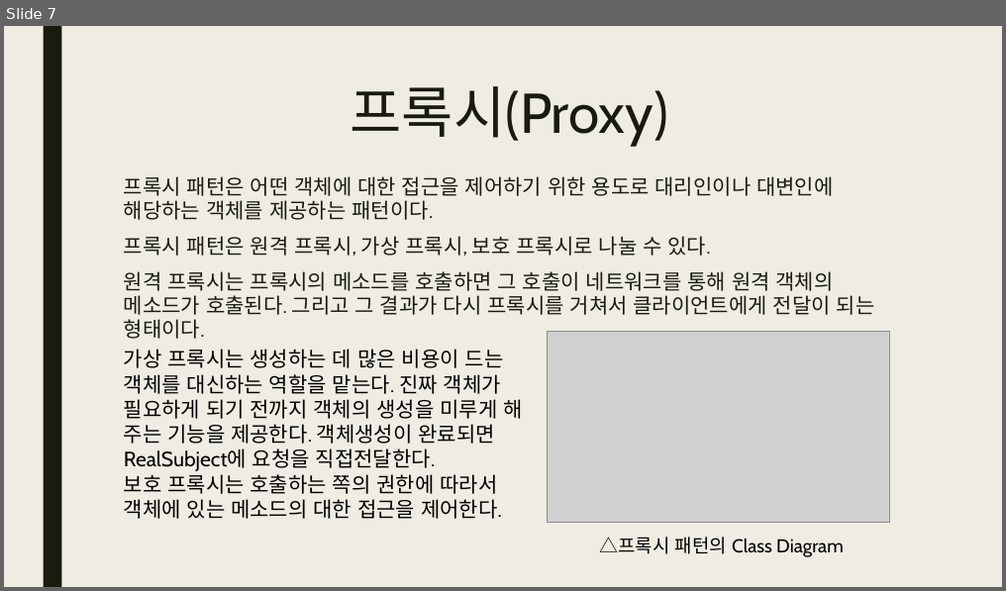
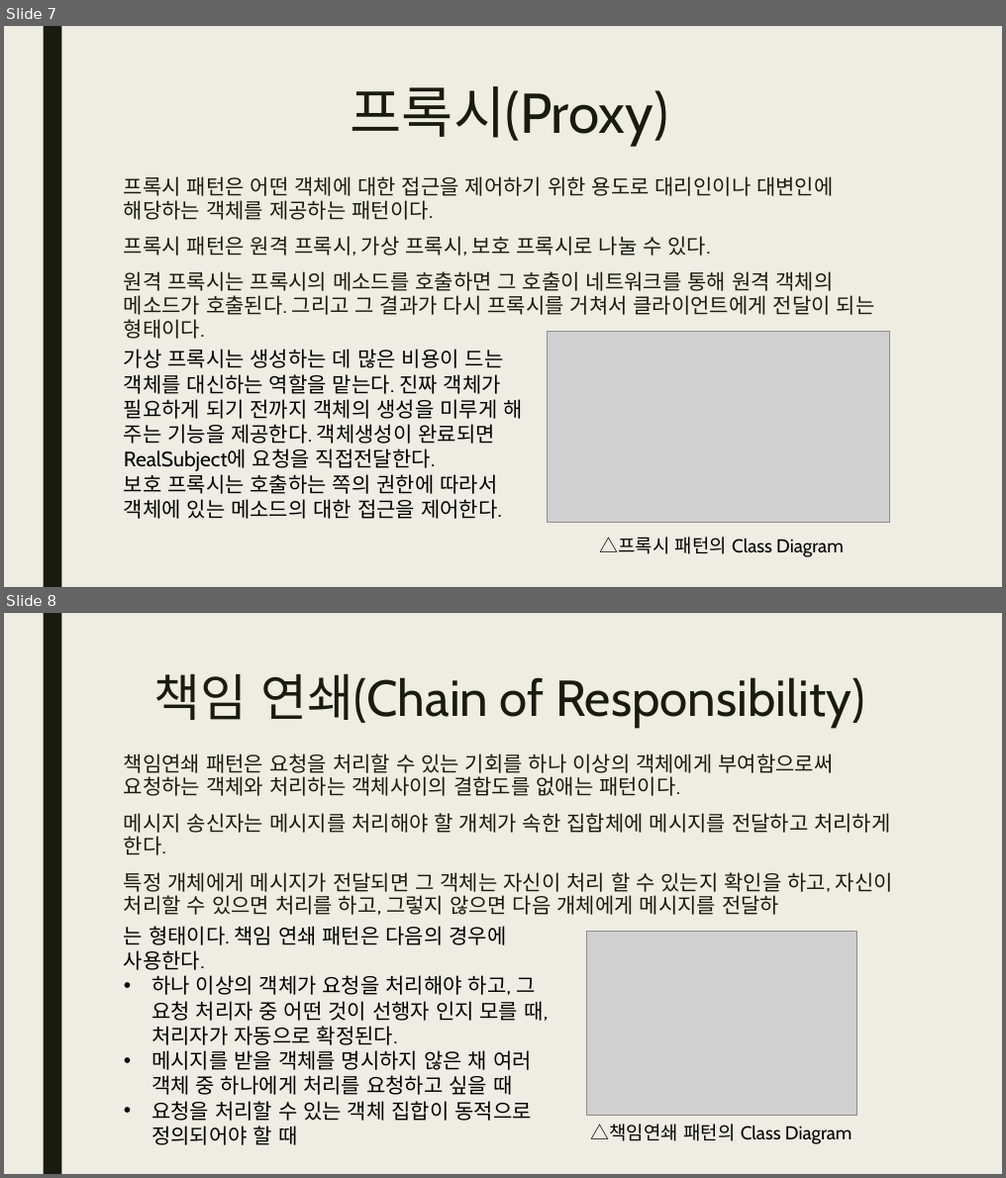
Before and after one commit to tonnac/Study_0, a slide deck: Design_Pattern.pptx. Shown one above the other, each under a label of ours: slide 7 before the commit, slides 7 and 8 after it. The pictures are 1006x591 and 1006x1178 pixels, drawn with LibreOffice and Linux fonts; fonts in the diff are those of the drawing; grey boxes stand for pictures. Boxes give left, top, right and bottom in pixels: in the first picture for what was removed or moved away, otherwise in the second. Text is boxed around its words. In the diff, an @@ line names an element or a change of style, - is before the commit and + after.

```diff
--- a/Design_Pattern.pptx
+++ b/Design_Pattern.pptx
@@ slide 8 added at bbox=[4, 613, 1002, 1174], background #EFEDE3; not listed: 1 template element that a slide beside it also shows @@
@@ title added at bbox=[153, 673, 864, 727], 48.6 pt, text #191B0E @@
+책임 연쇄(Chain of Responsibility)
@@ text added at bbox=[124, 754, 893, 915], 20 pt, text #191B0E @@
+책임연쇄 패턴은 요청을 처리할 수 있는 기회를 하나 이상의 객체에게 부여함으로써 요청하는 객체와 처리하는 객체사이의 결합도를 없애는 패턴이다.
+메시지 송신자는 메시지를 처리해야 할 개체가 속한 집합체에 메시지를 전달하고 처리하게 한다.
+특정 개체에게 메시지가 전달되면 그 객체는 자신이 처리 할 수 있는지 확인을 하고, 자신이 처리할 수 있으면 처리를 하고, 그렇지 않으면 다음 개체에게 메시지를 전달하
@@ text added at bbox=[124, 926, 548, 1146], 20 pt, text #000000 @@
+는 형태이다. 책임 연쇄 패턴은 다음의 경우에 사용한다.
+• 하나 이상의 객체가 요청을 처리해야 하고, 그 요청 처리자 중 어떤 것이 선행자 인지 모를 때, 처리자가 자동으로 확정된다.
+• 메시지를 받을 객체를 명시하지 않은 채 여러 객체 중 하나에게 처리를 요청하고 싶을 때
+• 요청을 처리할 수 있는 객체 집합이 동적으로 정의되어야 할 때
@@ picture added at bbox=[586, 931, 856, 1115] @@
@@ text added at bbox=[591, 1124, 852, 1145], 18 pt, text #000000 @@
+△책임연쇄 패턴의 Class Diagram
```
Also in this commit, not shown: 4 other slides added.
